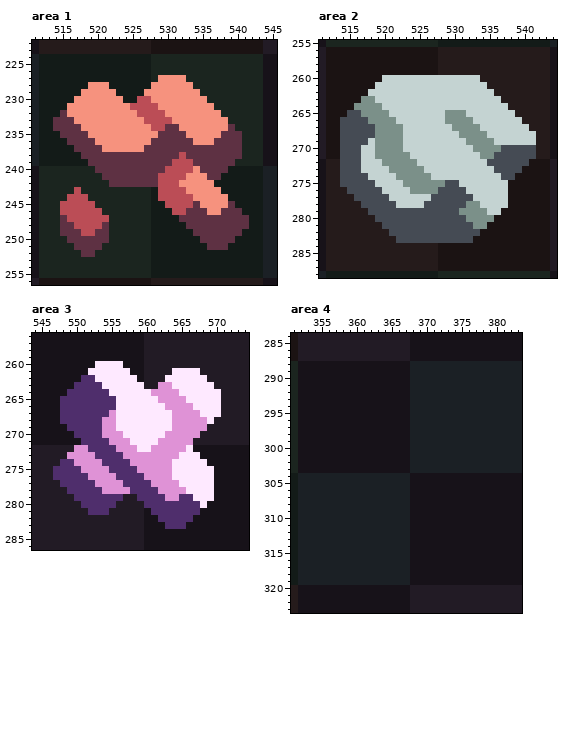
Pixel-art file -- assets/sprites/atlas/small-stuff-atlas.ase. Above is the file before it was changed.
736x736 pixels, 1 frame. Colours within 5 levels of each other are drawn and written as one. Shown: area 1: x 511..545, y 222..256; area 2: x 511..544, y 255..288; area 3: x 544..574, y 256..286; area 4: x 351..383, y 284..323. The commit also changed other parts of the picture, which this record leaves out.
The same view after the edit:
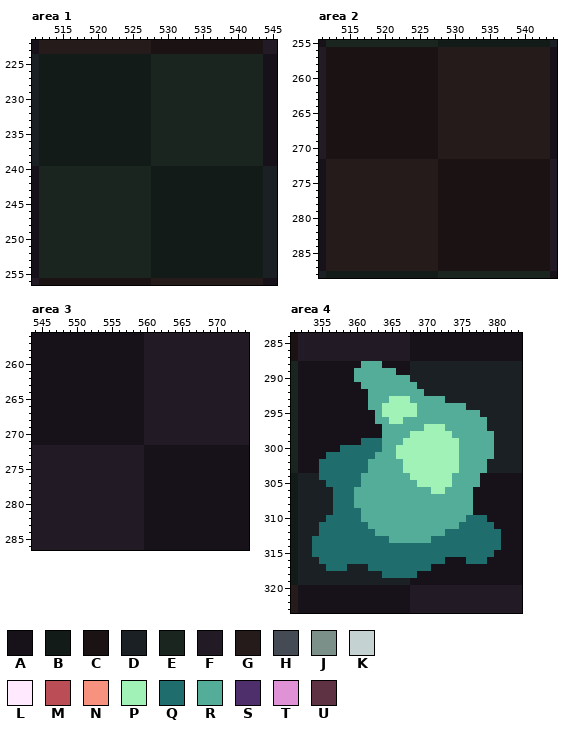
Palette (. is transparent): A #171219  B #131b18  C #1b1313  D #1b2025  E #1b251f  F #221b25  G #251b1b  H #454b54  J #7b9089  K #c4d3d2  L #fee9ff  M #bb4d56  N #f6927e  P #a1f2b7  Q #1f6d6c  R #53ad99  S #4f2e6c  T #df92d6  U #5e3143
From old to new:
Changed rows in their new state; - is an unchanged pixel.
Area 1, layer "Layer 2":
first column x 514:
227 ---------------EEEE---------
228 -----BBB------EEEEEE--------
229 ----BBBBB----BEEEEEEE-------
230 ---BBBBBBB--BBEEEEEEEE------
231 --BBBBBBBBBBBBEEEEEEEEE-----
232 -BBBBBBBBBBBBBEEEEEEEEEE----
233 BBBBBBBBBBBBBBEEEEEEEEEEE---
234 BBBBBBBBBBBBBBEEEEEEEEEEEE--
235 -BBBBBBBBBBBBBEEEEEEEEEEEEE-
236 --BBBBBBBBBBBBEEEEEEEEEEEEE-
237 ---BBBBBBBBBBBEEEEEEEEEEEEE-
238 ----BBBBBBBBBBEEEEEEEEEEEEE-
239 -----BBBBBBBBBEEEEEEEEEEEE--
240 ------EEEEEEEEBBBBBBBBBBB---
241 -------EEEEEEEBBBBBBBBBB----
242 --------EEEEEEBBBBBBBBB-----
243 ---E-----------BBBBBBBBB----
244 --EEE----------BBBBBBBBBB---
245 -EEEEE----------BBBBBBBBBB--
246 -EEEEEE----------BBBBBBBBBB-
247 -EEEEEEE----------BBBBBBBBBB
248 -EEEEEEE-----------BBBBBBBBB
249 -EEEEEEE------------BBBBBBB-
250 --EEEEEE-------------BBBBB--
251 ---EEEE---------------BBB---
252 ----EE----------------------
Area 2, layer "Layer 2":
first column x 514:
260 ------CCCCCCCCGGGGGG--------
261 -----CCCCCCCCCGGGGGGG-------
262 ----CCCCCCCCCCGGGGGGGG------
263 ---CCCCCCCCCCCGGGGGGGGG-----
264 --CCCCCCCCCCCCGGGGGGGGGG----
265 -CCCCCCCCCCCCCGGGGGGGGGGG---
266 CCCCCCCCCCCCCCGGGGGGGGGGGG--
267 CCCCCCCCCCCCCCGGGGGGGGGGGGG-
268 CCCCCCCCCCCCCCGGGGGGGGGGGGGG
269 CCCCCCCCCCCCCCGGGGGGGGGGGGGG
270 CCCCCCCCCCCCCCGGGGGGGGGGGGGG
271 CCCCCCCCCCCCCCGGGGGGGGGGGGGG
272 GGGGGGGGGGGGGGCCCCCCCCCCCCC-
273 GGGGGGGGGGGGGGCCCCCCCCCCCC--
274 GGGGGGGGGGGGGGCCCCCCCCCCC---
275 GGGGGGGGGGGGGGCCCCCCCCCC----
276 -GGGGGGGGGGGGGCCCCCCCCCC----
277 --GGGGGGGGGGGGCCCCCCCCCC----
278 ---GGGGGGGGGGGCCCCCCCCCC----
279 ----GGGGGGGGGGCCCCCCCCC-----
280 -----GGGGGGGGGCCCCCCCC------
281 ------GGGGGGGGCCCCCCC-------
282 -------GGGGGGGCCCCCC--------
283 --------GGGGGGCCCCC---------
Area 3, layer "Layer 2":
first column x 547:
260 ------AAAA--------------
261 -----AAAAAA------FFFF---
262 ----AAAAAAAA----FFFFFF--
263 ---AAAAAAAAAA--FFFFFFFF-
264 --AAAAAAAAAAAFFFFFFFFFFF
265 -AAAAAAAAAAAAFFFFFFFFFFF
266 -AAAAAAAAAAAAFFFFFFFFFFF
267 -AAAAAAAAAAAAFFFFFFFFFFF
268 -AAAAAAAAAAAAFFFFFFFFFF-
269 --AAAAAAAAAAAFFFFFFFFF--
270 ---AAAAAAAAAAFFFFFFFF---
271 ----AAAAAAAAAFFFFFFF----
272 ---FFFFFFFFFFAAAAAAA----
273 --FFFFFFFFFFFAAAAAAAA---
274 -FFFFFFFFFFFFAAAAAAAAA--
275 FFFFFFFFFFFFFAAAAAAAAAA-
276 FFFFFFFFFFFFFAAAAAAAAAA-
277 -FFFFFFFFFFFFAAAAAAAAAA-
278 --FFFFFFFFFFFAAAAAAAAAA-
279 ---FFFFFFF--FAAAAAAAAAA-
280 ----FFFFF----AAAAAAAAA--
281 -----FFF------AAAAAAA---
282 ---------------AAAAA----
283 ----------------AAA-----
Area 4, layer "Layer 2":
first column x 354:
288 -------RRR-----------------
289 ------RRRRRR---------------
290 ------RRRRRRRR-------------
291 -------RRRRRRRR------------
292 --------RRRRRRRR-----------
293 --------RRRPPPRRRRR--------
294 --------RRPPPPPRRRRRRR-----
295 ---------RPPPPPRRRRRRRRR---
296 ---------RRPPRRRRRRRRRRRR--
297 ----------RRRRRRPPPRRRRRR--
298 ----------RRRRPPPPPPRRRRRR-
299 -------QQQRRRPPPPPPPPRRRRR-
300 ----QQQQQQRRPPPPPPPPPRRRRR-
301 --QQQQQQQRRRPPPPPPPPPRRRRR-
302 -QQQQQQQRRRRRPPPPPPPPRRRR--
303 -QQQQQQQRRRRRPPPPPPPPRRRR--
304 -QQQQQQRRRRRRRPPPPPPRRRR---
305 --QQQQQRRRRRRRRPPPPPRRRR---
306 ---QQQRRRRRRRRRRRPPRRRR----
307 ---QQQRRRRRRRRRRRRRRRRR----
308 ---QQQRRRRRRRRRRRRRRRRR----
309 ---QQQQRRRRRRRRRRRRRRRR----
310 --QQQQQRRRRRRRRRRRRRRRQQQ--
311 -QQQQQQQRRRRRRRRRRRRRQQQQQ-
312 -QQQQQQQQRRRRRRRRRRQQQQQQQQ
313 QQQQQQQQQQQRRRRRRQQQQQQQQQQ
314 QQQQQQQQQQQQQQQQQQQQQQQQQQQ
315 QQQQQQQQQQQQQQQQQQQQQQQQQQ-
316 -QQQQQQQQQQQQQQQQQQ---QQQ--
317 --QQQ---QQQQQQQQQ----------
318 ----------QQQQQ------------
Boxes around the changes in both pictures, in picture pixels (x1, y1, x2, y2):
changed: (53, 75, 249, 257)
changed: (340, 75, 536, 243)
changed: (53, 361, 221, 529)
changed: (312, 361, 501, 578)
